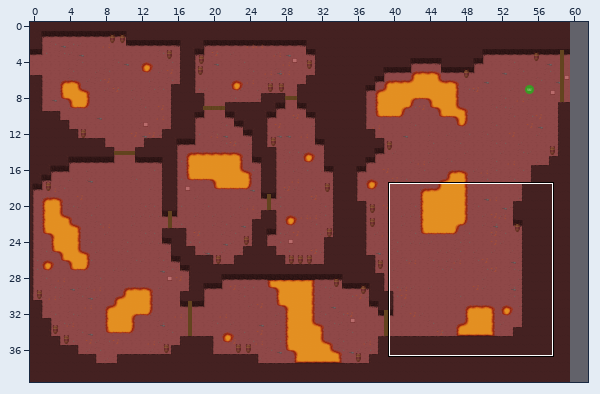
One commit to this Tiled map (JSON): assets/tilemaps/level1map.json. Above: a wide view before the commit, with the close-up outlined.
Close-up. First the earlier version:
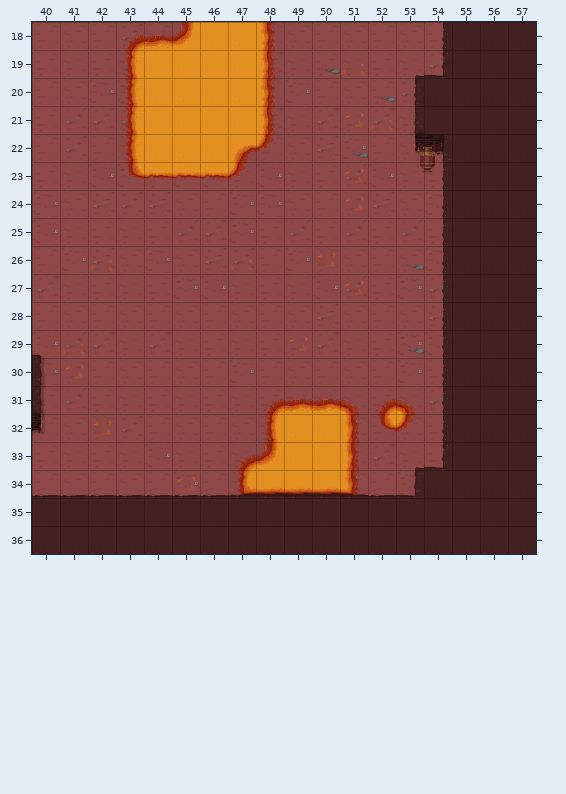
Cells are 64x64 px. Shown: x 40..57, y 18..36. The commit also changed other parts of the map, which this record leaves out.
After:
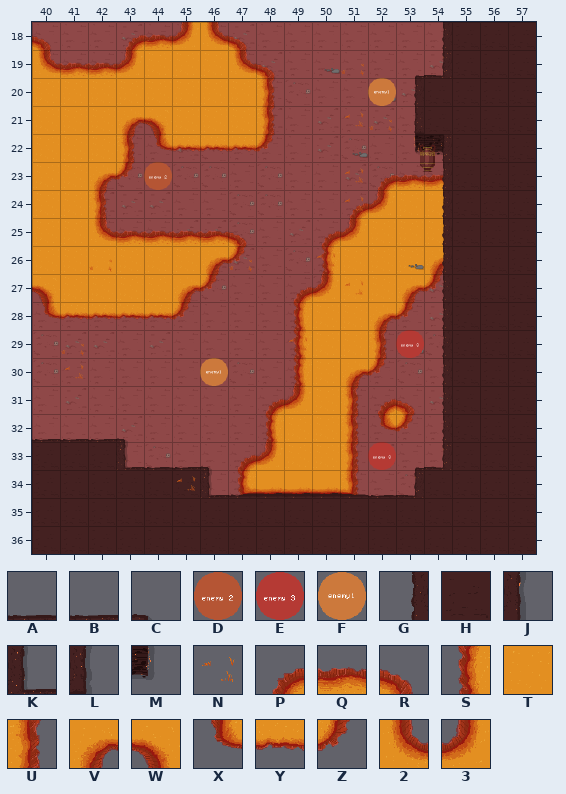
Key: from "tiles 1": A 1, B 2, C 3, D 5, E 6, F 13, G 16, H 17, J 18, K 20, L 26, M 34, N 35, P 48, Q 49, R 50, S 56, T 57, U 58, V 62, W 63, X 64, Y 65, Z 66, 2 70, 3 71.
_ is an empty cell.
What changed:
Layer "1":
y 18: x 40 _ -> R; x 46..48 TTU -> 2R_
y 19: x 40..43 ___S -> 2QQ3; x 47..48 TU -> 2R
y 20: x 40..43 ___S -> TTTT
y 21: x 40..44 ___ST -> TTTVW
y 22: x 40..47 ___STTTV -> TTTUXYYY
y 23: x 40..47 ___XYYYZ -> TTVZ____; x 52..54 __G -> PQQ
y 24: x 40..42 ___ -> TTU; x 51..54 ___G -> P3TT
y 25: x 40..47 ________ -> TT2QQQQR; x 50..54 ____G -> P3TTT
y 26: x 40..47 ________ -> TTTTTTVZ; x 50..54 ____G -> STTTV
y 27: x 40..46 _______ -> WTTTTVZ; x 49..54 _____G -> P3TTVZ
y 28: x 40..45 ______ -> XYYYYZ; x 49..53 _____ -> STTVZ
y 29: x 40 C -> _; x 49..52 ____ -> STTU
y 30: x 40 J -> _; x 49..52 ____ -> STVZ
y 31: x 40 L -> _; x 49..51 QQR -> 3TU
y 32: x 40 M -> _
y 33: x 40..42 ___ -> HHH
y 34: x 40..45 AAAAAA -> HHHHHH
Layer "2":
y 23..27: x 54 _ -> G
y 32: x 40..43 __N_ -> BBBC
y 33: x 43..46 ____ -> KABC
y 34: x 46 _ -> K
Layer "markers":
y 20: x 52 _ -> F
y 23: x 44 _ -> D
y 29: x 53 _ -> E
y 30: x 46 _ -> F
y 33: x 52 _ -> E
Boxes around the changes in both close-ups, in picture pixels (x1, y1, x2, y2):
changed: (32, 22, 275, 498)
added: (368, 78, 396, 106)
changed: (284, 174, 444, 414)
added: (368, 442, 396, 470)
